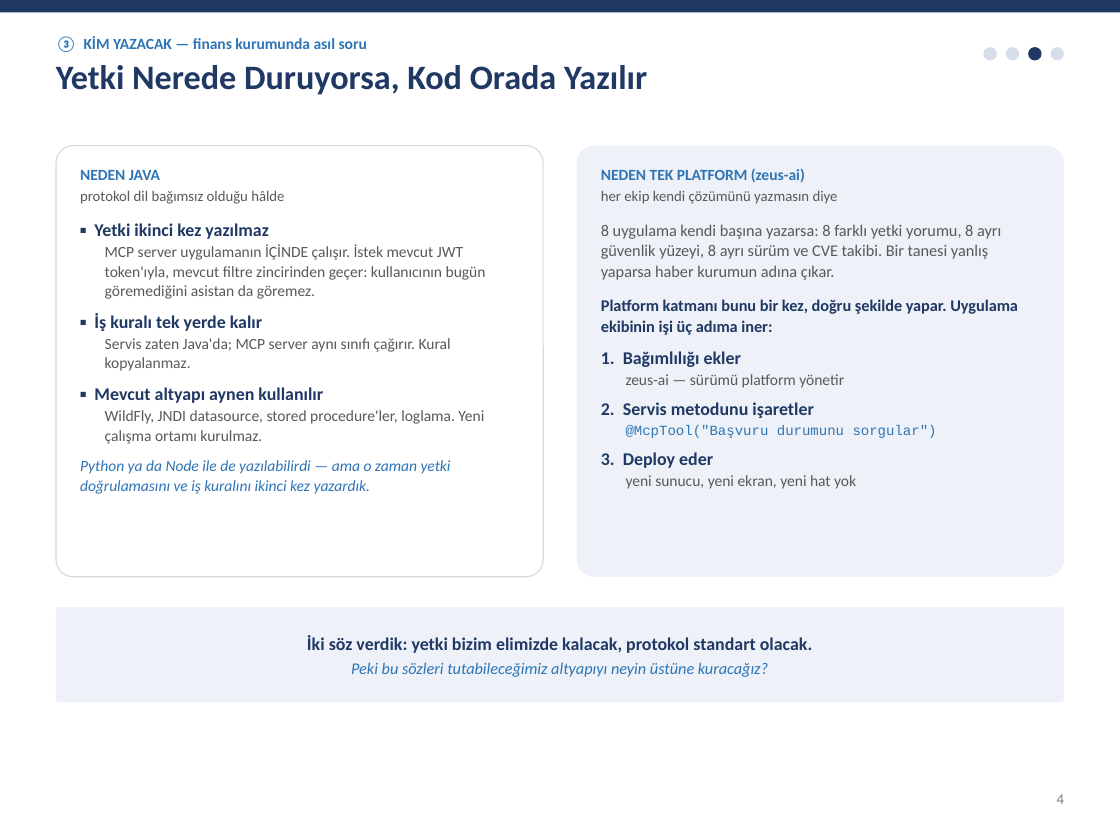
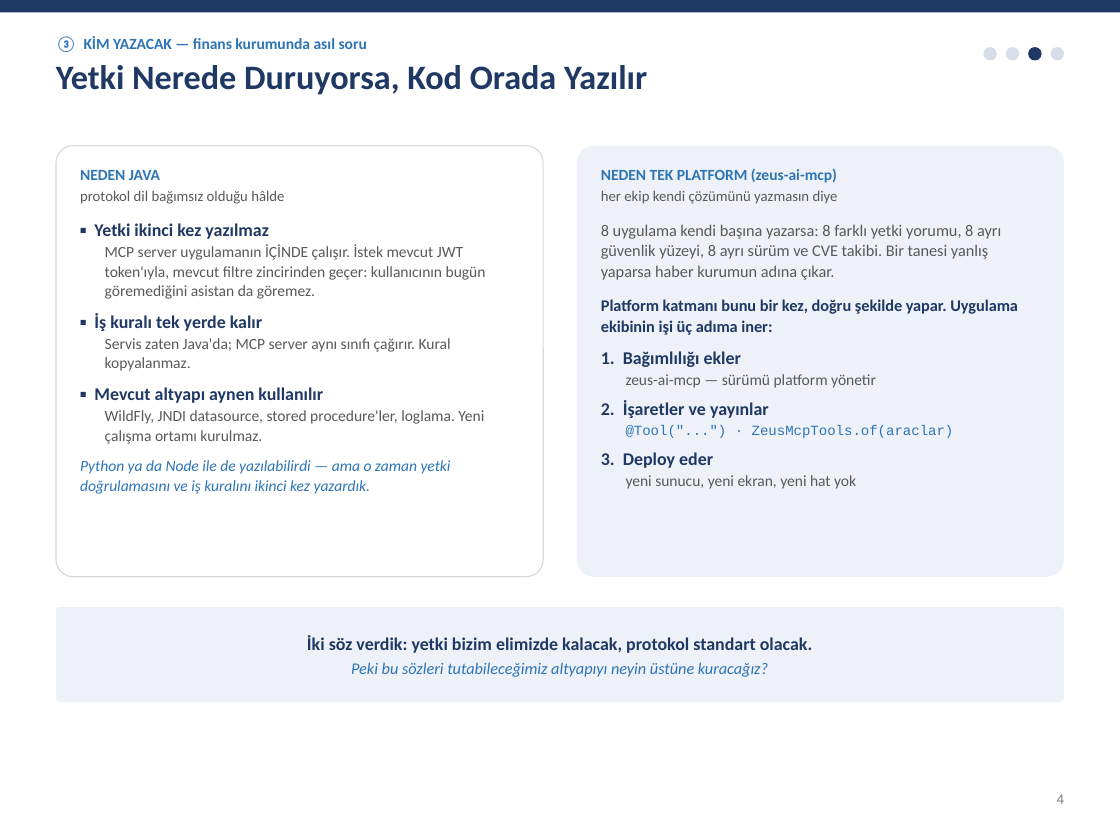
Before and after one commit to zeuseng25/zeus-fw, a slide deck: slide 4 of sunum/mcp-server-stratejisi.pptx. Drawn at 1120x840 pixels with LibreOffice and Linux fonts; fonts in the diff are those of the drawing. Boxes give left, top, right and bottom in pixels: in the first picture for what was removed or moved away, otherwise in the second. Text is boxed around its words. In the diff, an @@ line names an element or a change of style, - is before the commit and + after.

```diff
--- a/sunum/mcp-server-stratejisi.pptx
+++ b/sunum/mcp-server-stratejisi.pptx
@@ text in rounded rectangle at bbox=[601, 168, 837, 183]: text changed @@
-NEDEN TEK PLATFORM (zeus-ai)
+NEDEN TEK PLATFORM (zeus-ai-mcp)
@@ text in rounded rectangle at bbox=[601, 374, 954, 438]: text changed @@
-zeus-ai — sürümü platform yönetir
-2. Servis metodunu işaretler
-@McpTool("Başvuru durumunu sorgular")
+zeus-ai-mcp — sürümü platform yönetir
+2. İşaretler ve yayınlar
+@Tool("...") · ZeusMcpTools.of(araclar)
```
Also in this commit, not shown: 1 other slide changed.
